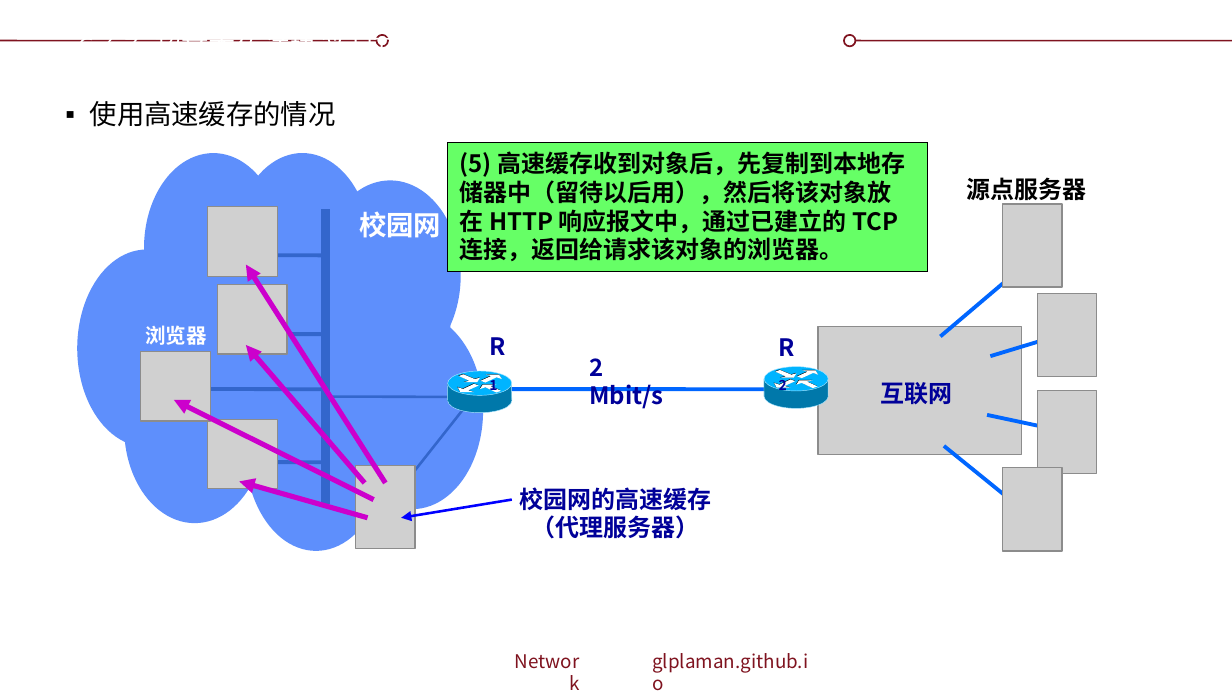
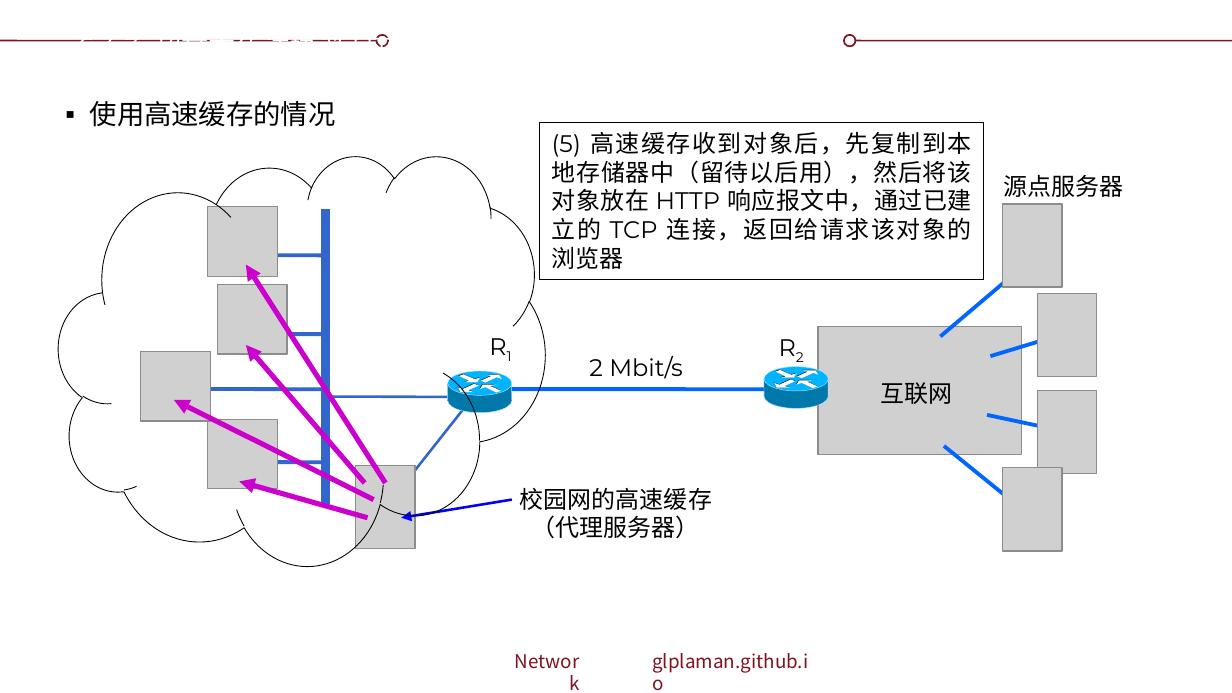
Before and after one commit to glplaman/glplaman.github.io, a slide deck: slide 80 of network/ppt/chap6.pptx. Drawn at 1232x693 pixels with LibreOffice and Linux fonts; fonts in the diff are those of the drawing; grey boxes stand for pictures; background and template pictures are left out. Boxes give left, top, right and bottom in pixels: in the first picture for what was removed or moved away, otherwise in the second. Text is boxed around its words. In the diff, an @@ line names an element or a change of style, - is before the commit and + after.

```diff
--- a/network/ppt/chap6.pptx
+++ b/network/ppt/chap6.pptx
@@ rectangle "(5) 高速缓存收到对象后，先复制到本地存储器中（留待以后用），然后将该对象放在 HTTP 响应报文中，通过已建立的 T ...": place and size @@
-rectangle "(5) 高速缓存收到对象后，先复制到本地存储器中（留待以后用），然后将该对象放在 HTTP 响应报文中，通过已建立的 T ..." at bbox=[447, 143, 928, 271]
+rectangle "(5) 高速缓存收到对象后，先复制到本地存储器中（留待以后用），然后将该对象放在 HTTP 响应报文中，通过已建立的 T ..." at bbox=[540, 122, 984, 280]
@@ rectangle "(5) 高速缓存收到对象后，先复制到本地存储器中（留待以后用），然后将该对象放在 HTTP 响应报文中，通过已建立的 T ..." at bbox=[540, 122, 984, 280]: fill #66FF66 to none @@
@@ text in rectangle at bbox=[552, 132, 972, 269]: text changed; font Noto Sans CJK SC to Montserrat; bold off @@
-(5) 高速缓存收到对象后，先复制到本地存储器中（留待以后用），然后将该对象放在 HTTP 响应报文中，通过已建立的 TCP 连接，返回给请求该对象的浏览器。
+(5) 高速缓存收到对象后，先复制到本地存储器中（留待以后用），然后将该对象放在 HTTP 响应报文中，通过已建立的 TCP 连接，返回给请求该对象的浏览器
@@ cloud added at bbox=[59, 155, 546, 565], outline #000000 0.5 pt @@
@@ text "源点服务器": place and size @@
-text "源点服务器" at bbox=[967, 177, 1087, 205]
+text "源点服务器" at bbox=[1004, 175, 1124, 197]
@@ text "源点服务器" at bbox=[1004, 175, 1124, 197]: font Noto Sans CJK SC to Montserrat, bold off @@
@@ font Noto Sans CJK SC to Montserrat, text colour #000099 to #000000, bold off in 5 elements at bbox=[881, 382, 953, 404], bbox=[520, 488, 712, 538], bbox=[779, 333, 806, 362], bbox=[489, 333, 513, 362], bbox=[589, 355, 682, 379] @@
@@ group removed at bbox=[78, 153, 483, 551]: 8 ellipses, 1 freeform shape @@
```
Also in this commit, not shown: 23 other slides changed, 8 other files.
